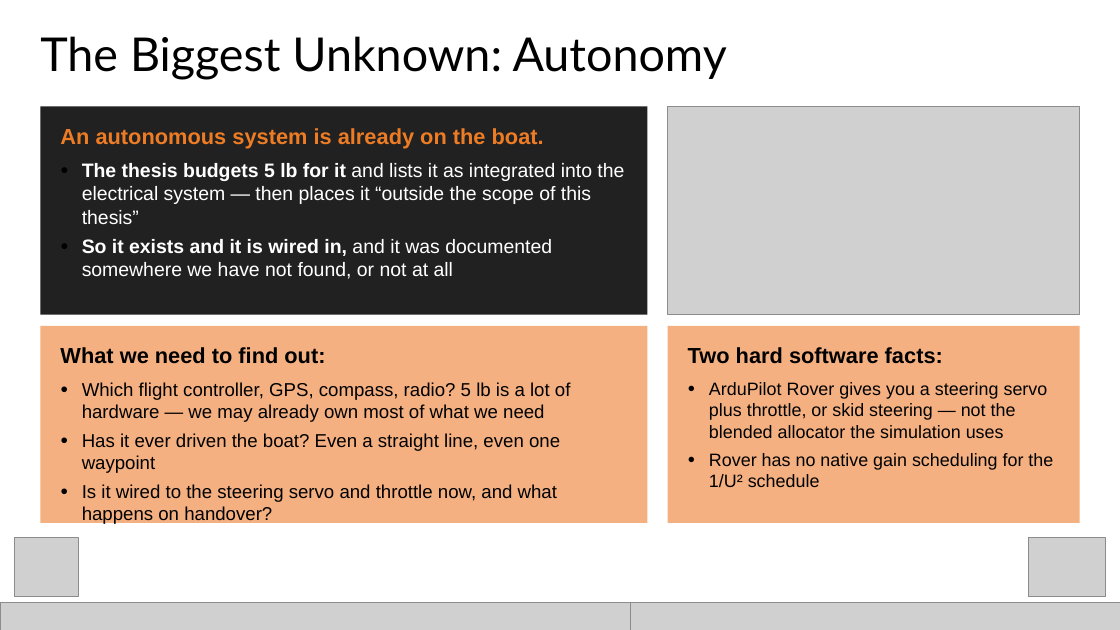
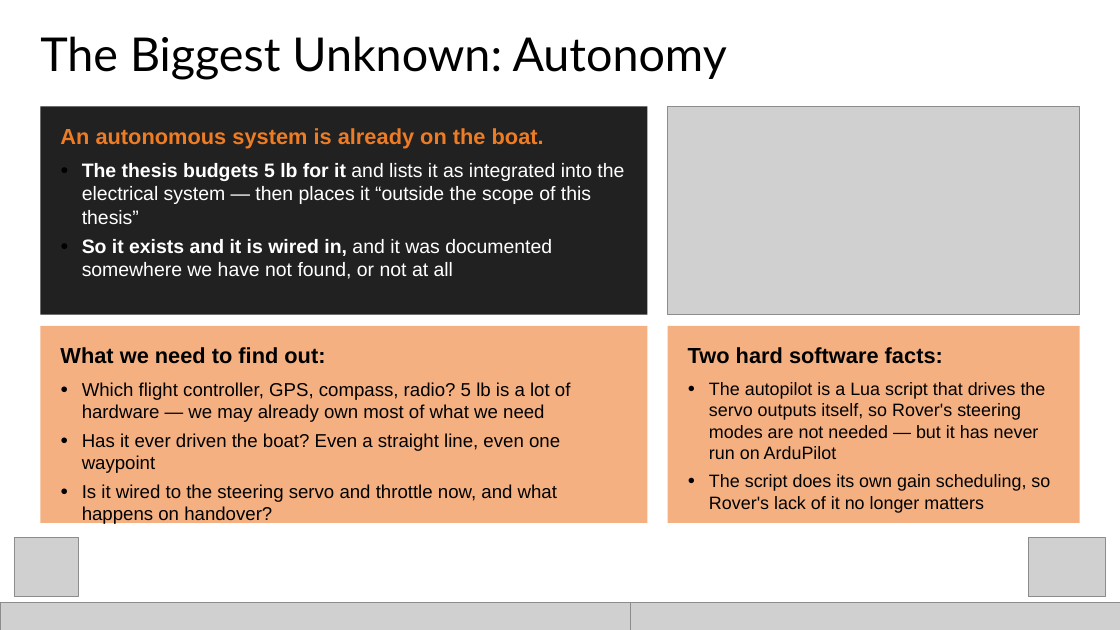
Before and after one commit to GrahamSmith2/Osprey, a slide deck: slide 8 of docs/Osprey_Status_and_Work_Remaining.pptx. Drawn at 1120x630 pixels with LibreOffice and Linux fonts; fonts in the diff are those of the drawing; grey boxes stand for pictures. Boxes give left, top, right and bottom in pixels: in the first picture for what was removed or moved away, otherwise in the second. Text is boxed around its words. In the diff, an @@ line names an element or a change of style, - is before the commit and + after.

```diff
--- a/docs/Osprey_Status_and_Work_Remaining.pptx
+++ b/docs/Osprey_Status_and_Work_Remaining.pptx
@@ text at bbox=[709, 382, 1050, 513]: text changed @@
-● ArduPilot Rover gives you a steering servo plus throttle, or skid steering — not the blended allocator the simulation uses
-● Rover has no native gain scheduling for the 1/U² schedule
+● The autopilot is a Lua script that drives the servo outputs itself, so Rover's steering modes are not needed — but it has never run on ArduPilot
+● The script does its own gain scheduling, so Rover's lack of it no longer matters
```
Also in this commit, not shown: 5 other slides changed, 46 other files.
